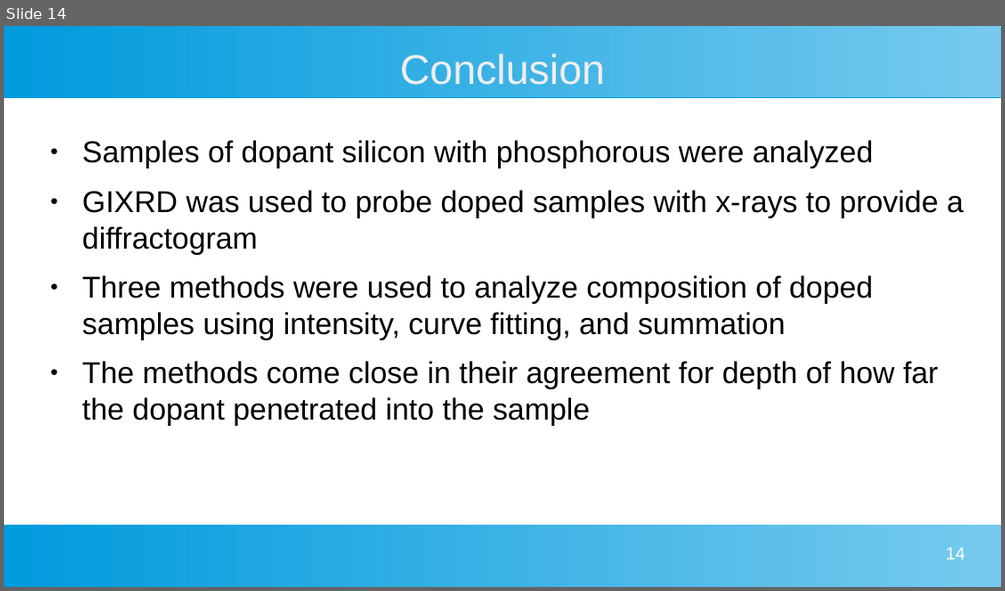
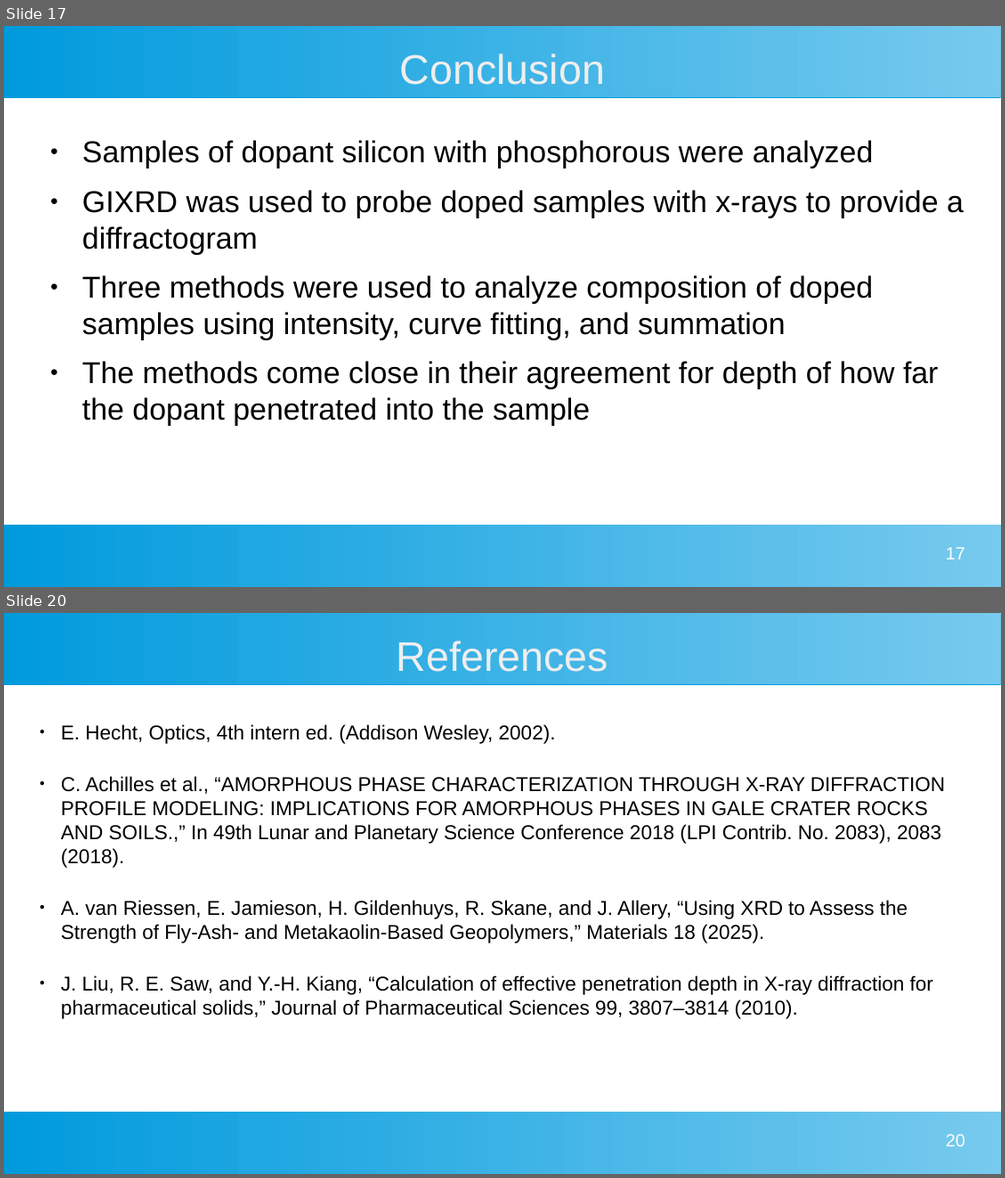
Before and after one commit to MarkS5001/GIXRD-Thesis, a slide deck: Thesis Defense Presentation.odp. Shown one above the other, each under a label of ours: slide 14 before the commit, slides 17 and 20 after it; the slides between them are not shown. The pictures are 1005x591 and 1005x1178 pixels, drawn with LibreOffice and Linux fonts; fonts in the diff are those of the drawing. Boxes give left, top, right and bottom in pixels: in the first picture for what was removed or moved away, otherwise in the second. Text is boxed around its words. In the diff, an @@ line names an element or a change of style, - is before the commit and + after.

Commit message:
Split up some slides, and added references

```diff
--- a/Thesis Defense Presentation.odp
+++ b/Thesis Defense Presentation.odp
@@ slide 20 added at (4, 613, 1001, 1174), background #FFFFFF; not listed: 2 template elements that a slide beside it also shows @@
@@ title added at (396, 641, 608, 672), 33 pt, text #EEEEEE @@
+References
@@ text added at (61, 724, 945, 1019), 16 pt, text #000000 @@
+● E. Hecht, Optics, 4th intern ed. (Addison Wesley, 2002).
+● C. Achilles et al., “AMORPHOUS PHASE CHARACTERIZATION THROUGH X-RAY DIFFRACTION PROFILE MODELING: IMPLICATIONS FOR AMORPHOUS PHASES IN GALE CRATER ROCKS AND SOILS.,” In 49th Lunar and Planetary Science Conference 2018 (LPI Contrib. No. 2083), 2083 (2018).
+● A. van Riessen, E. Jamieson, H. Gildenhuys, R. Skane, and J. Allery, “Using XRD to Assess the Strength of Fly-Ash- and Metakaolin-Based Geopolymers,” Materials 18 (2025).
+● J. Liu, R. E. Saw, and Y.-H. Kiang, “Calculation of effective penetration depth in X-ray diffraction for pharmaceutical solids,” Journal of Pharmaceutical Sciences 99, 3807–3814 (2010).
@@ page number added at (946, 1134, 965, 1146), 14 pt, text #FFFFFF @@
+20
@@ what was slide 14 is now slide 17 @@
@@ page number at (946, 547, 965, 559): text changed @@
-14
+17
```
Also in this commit, not shown: 3 slides changed, 4 other slides added, 1 slide removed.
